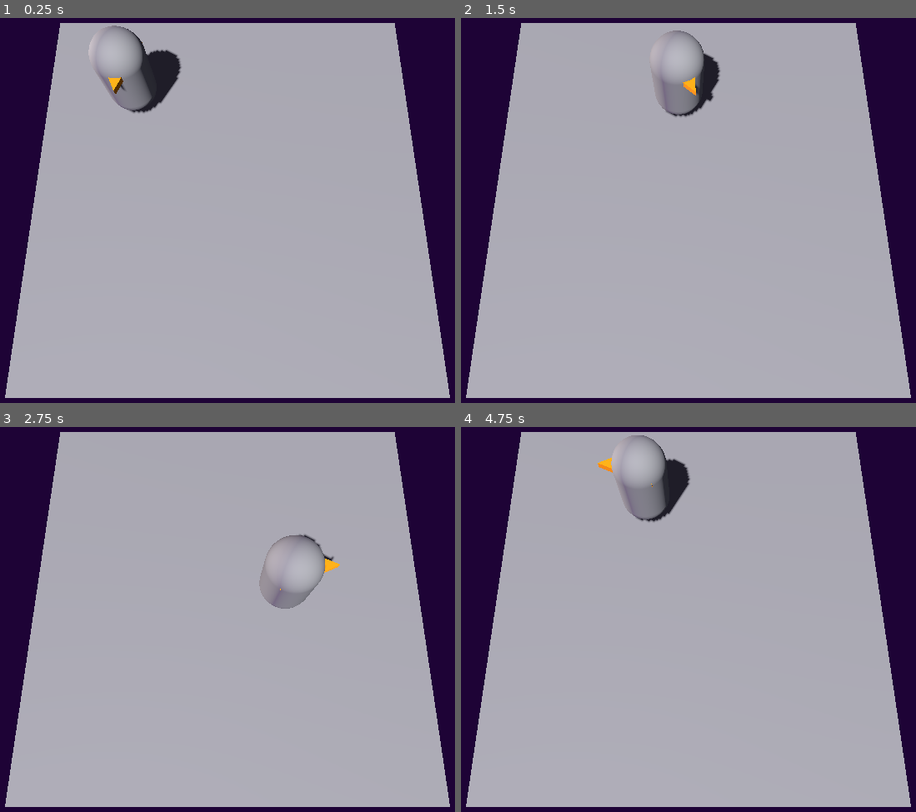
Above: before the commit, frames 1-4 (two rows, left to right).
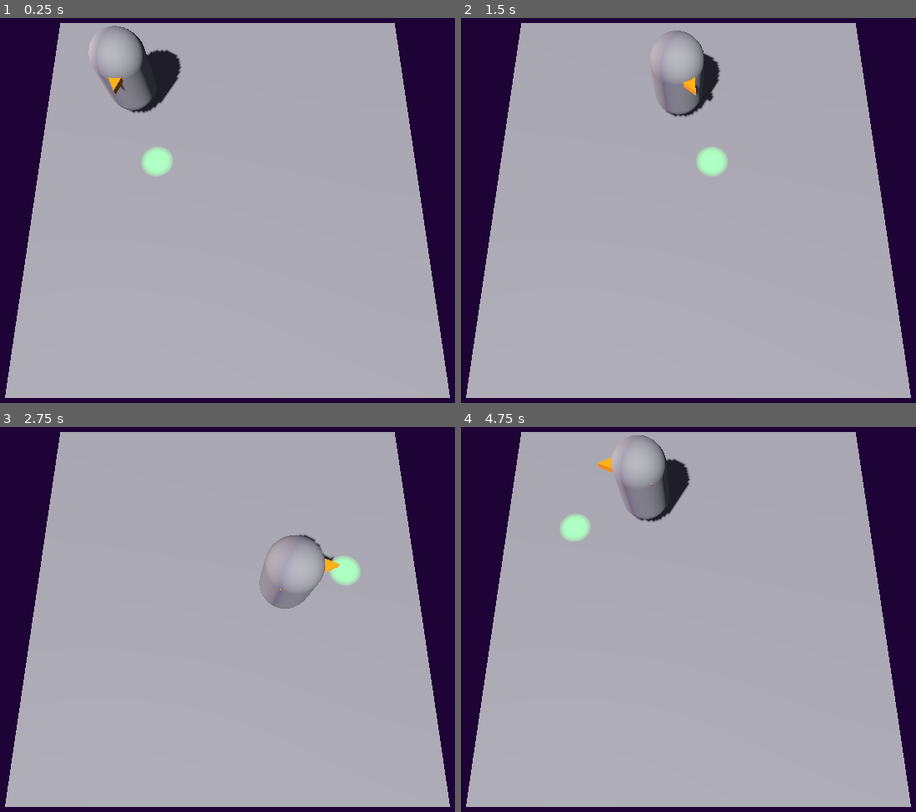
Above: after the commit, the same moments.

Repository: AdmiralPotato/halloween_game_2026
Game: Godot game, scene res://map/TilemapTest.tscn
The game is run twice, just before and just after one commit, with the same random seed, the same clock (stepped at 60 frames per second) and the same inputs.
Inputs (mouse positions are in pixels of both pictures, inside the frame that each line leads up to):
- Up to frame 1 (0.25 s): no input
- Up to frame 2 (1.5 s): tap Enter at 0.5 s; move the mouse to (806, 164) at 0.52 s; hold Right (move_right) 0.53-1.28 s; move the mouse to (583, 218) at 1.27 s; hold Down (move_down) from 1.28 s (still down)
- Up to frame 3 (2.75 s): move the mouse to (282, 480) at 2.02 s; release Down (move_down) at 2.03 s; hold Right (move_right) from 2.03 s (still down)
- Up to frame 4 (4.75 s): move the mouse to (661, 704) at 2.77 s; release Right (move_right) at 2.78 s; hold Up (move_up) 2.78-3.53 s; move the mouse to (847, 677) at 3.52 s; hold Left (move_left) from 3.53 s (still down); move the mouse to (529, 519) at 4.27 s

The runs differ from the first frame. In frame 1, 0.4% of the frame differs, in the area x 31-38%, y 33-42%; in frame 2, 0.4%, in the area x 51-59%, y 33-42%; in frame 3, 0.4%; in frame 4, 0.4%.

Commit message:
Add a light indicating which tile the test player will interact with

Diff:
--- a/map/TilemapTest.tscn
+++ b/map/TilemapTest.tscn
@@ -30,6 +30,7 @@
 sky = SubResource("Sky_eai58")
 
 [node name="TilemapTest" type="Node3D" unique_id=1389805114]
+process_physics_priority = -1
 script = ExtResource("1_0n275")
 
 [node name="Camera3D" type="Camera3D" parent="." unique_id=1548782193]
@@ -84,3 +85,10 @@
 transform = Transform3D(-0.4999999, -0.22414388, -0.8365163, 0, 0.9659258, -0.25881904, 0.86602545, -0.12940949, -0.48296282, 0, 0, 0)
 light_color = Color(0.97131807, 0.8903729, 0.91132176, 1)
 light_energy = 0.2
+
+[node name="PlayerInteractIndicator" type="SpotLight3D" parent="." unique_id=1256523446]
+transform = Transform3D(1, 0, 0, 0, -4.371139e-08, 1, 0, -1, -4.371139e-08, 0, 10, 0)
+light_color = Color(0.12156863, 1, 0.32156864, 1)
+light_energy = 10.0
+spot_range = 20.0
+spot_angle = 2.0
--- a/map/tilemap_test.gd
+++ b/map/tilemap_test.gd
@@ -19,3 +19,12 @@
 	$Floor/CollisionShape3D.shape.size.z = number_of_tiles.y
 	$Floor/MeshInstance3D.mesh.size.x = number_of_tiles.x
 	$Floor/MeshInstance3D.mesh.size.z = number_of_tiles.y
+
+func _physics_process(_delta):
+	if Engine.is_editor_hint():
+		return
+	var birb_position: Vector3 = $TestPlayer.position
+	var birb_facing: Vector3 = $TestPlayer.basis.z
+	var target_tile: Vector2i = $Tilemap.find_tile(birb_position, birb_facing, 1.4)
+	$PlayerInteractIndicator.position.x = target_tile.x + 0.5
+	$PlayerInteractIndicator.position.z = target_tile.y + 0.5
